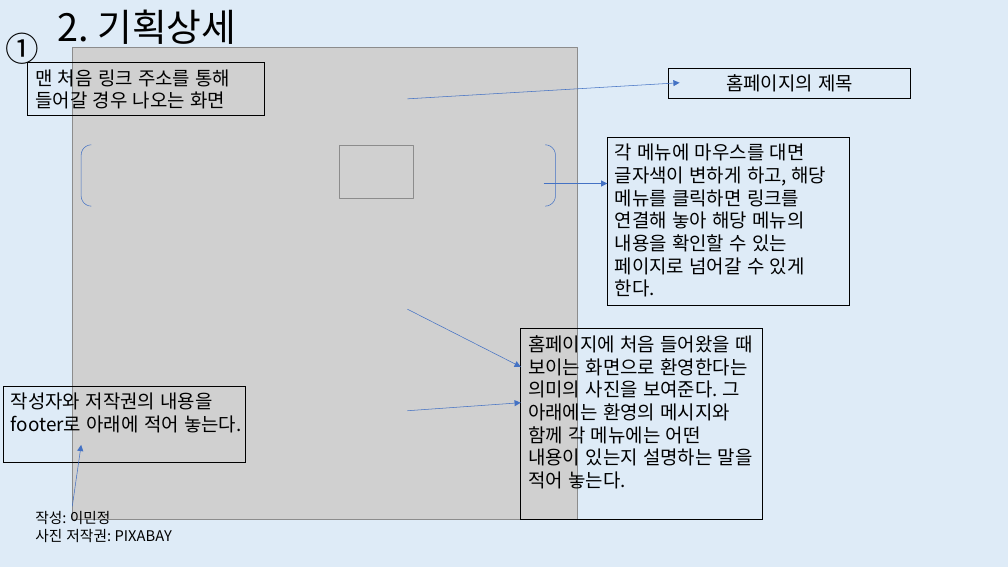
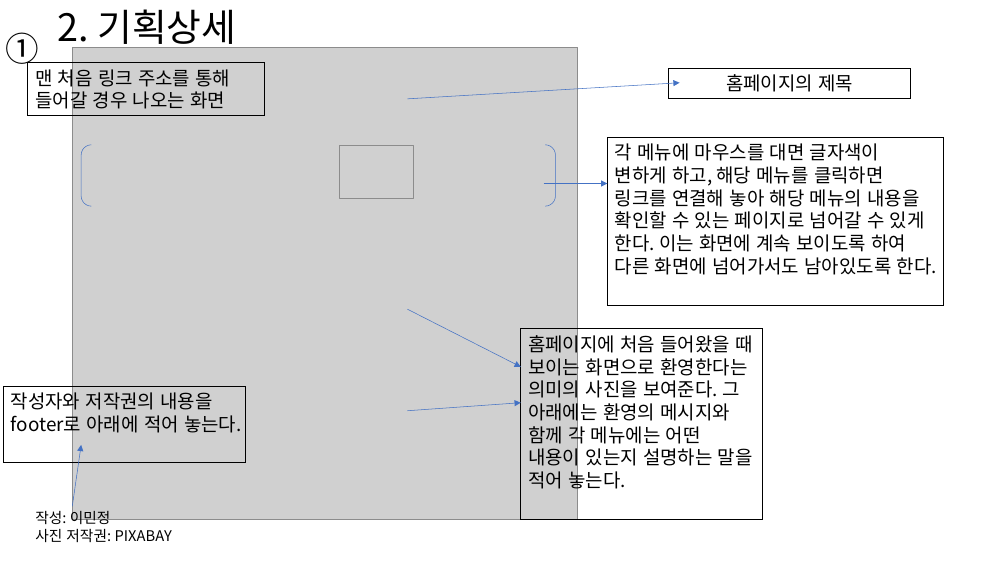
Before and after one commit to Lee-Min-Jung/-, a slide deck: slide 3 of 1911330 이민정 기획서.pptx. Drawn at 1008x567 pixels with LibreOffice and Linux fonts; fonts in the diff are those of the drawing; grey boxes stand for pictures. Boxes give left, top, right and bottom in pixels: in the first picture for what was removed or moved away, otherwise in the second. Text is boxed around its words. In the diff, an @@ line names an element or a change of style, - is before the commit and + after.

```diff
--- a/1911330 이민정 기획서.pptx
+++ b/1911330 이민정 기획서.pptx
@@ background #DEEBF7 to #FFFFFF @@
@@ rectangle "각 메뉴에 마우스를 대면 글자색이 ...": place and size @@
-rectangle "각 메뉴에 마우스를 대면 글자색이 ..." at [607, 138, 849, 306]
+rectangle "각 메뉴에 마우스를 대면 글자색이 ..." at [607, 138, 944, 306]
@@ text in rectangle at [615, 143, 937, 275]: text changed @@
-각 메뉴에 마우스를 대면 글자색이 변하게 하고, 해당 메뉴를 클릭하면 링크를 연결해 놓아 해당 메뉴의 내용을 확인할 수 있는 페이지로 넘어갈 수 있게 한다.
+각 메뉴에 마우스를 대면 글자색이 변하게 하고, 해당 메뉴를 클릭하면 링크를 연결해 놓아 해당 메뉴의 내용을 확인할 수 있는 페이지로 넘어갈 수 있게 한다. 이는 화면에 계속 보이도록 하여 다른 화면에 넘어가서도 남아있도록 한다.
```
Also in this commit, not shown: 5 other slides changed, 8 other files.
